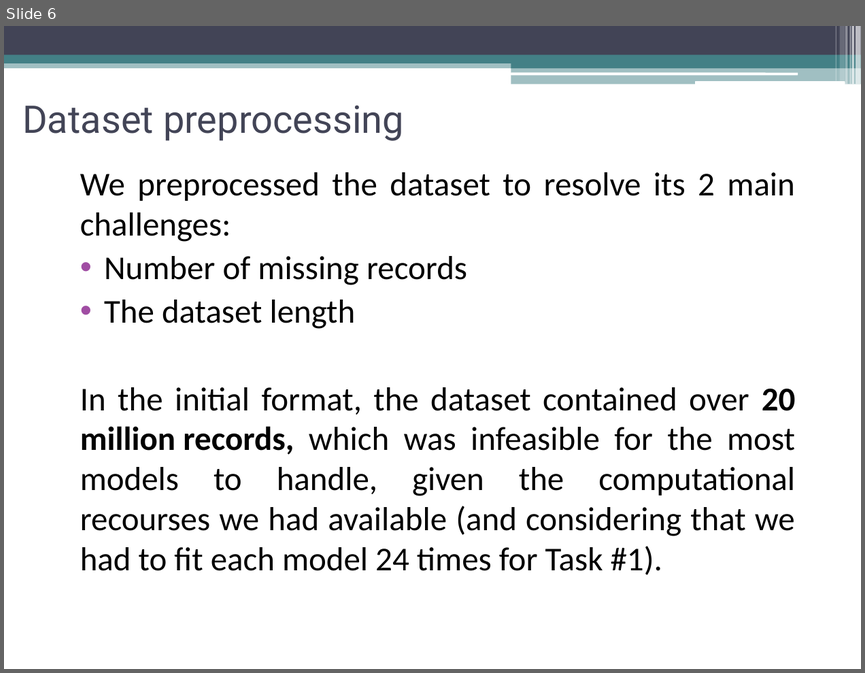
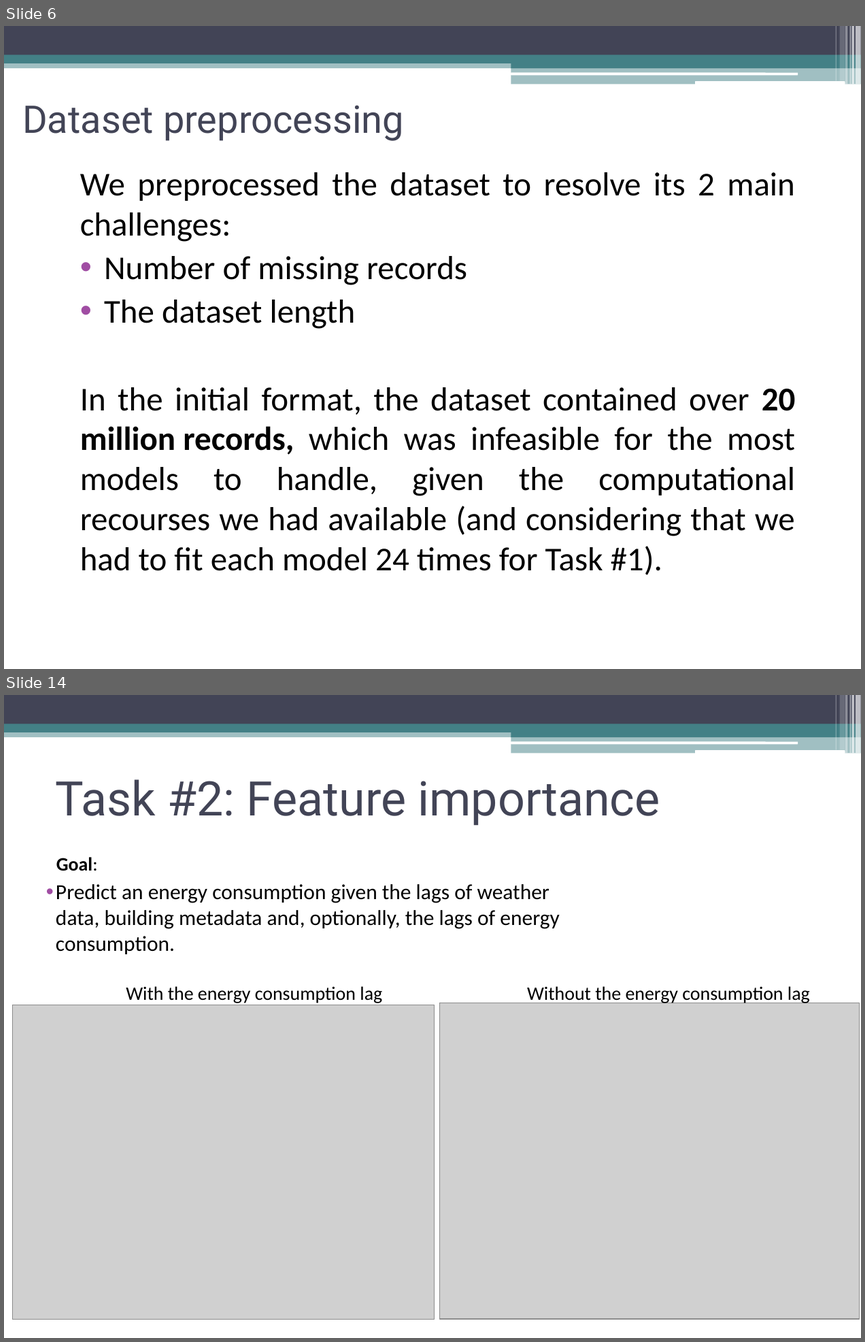
Before and after one commit to TarasKutsyk/ML-for-Automation-Project, a slide deck: Presentation ASHRAE.pptx. Shown one above the other, each under a label of ours: slide 6 before the commit, slides 6 and 14 after it; the slides between them are not shown. The pictures are 865x673 and 865x1342 pixels, drawn with LibreOffice and Linux fonts; fonts in the diff are those of the drawing; grey boxes stand for pictures. Boxes give left, top, right and bottom in pixels: in the first picture for what was removed or moved away, otherwise in the second. Text is boxed around its words. In the diff, an @@ line names an element or a change of style, - is before the commit and + after.

```diff
--- a/Presentation ASHRAE.pptx
+++ b/Presentation ASHRAE.pptx
@@ slide 14 added at (4, 695, 861, 1338), background #FFFFFF; not listed: 13 template elements that a slide beside it also shows @@
@@ title added at (55, 779, 660, 826), 40 pt, text #424456 @@
+Task #2: Feature importance
@@ text added at (56, 857, 559, 954), 18 pt, text #000000 @@
+Goal:
+• Predict an energy consumption given the lags of weather data, building metadata and, optionally, the lags of energy consumption.
@@ text added at (126, 986, 382, 1003), 16 pt, text #000000 @@
+With the energy consumption lag
@@ text added at (527, 986, 810, 1004), 16 pt, text #000000 @@
+Without the energy consumption lag
@@ picture added at (13, 1004, 434, 1319) @@
@@ picture added at (439, 1002, 859, 1319) @@
```
Also in this commit, not shown: 12 slides changed, 3 other slides added, 2 slides removed, 2 other files.
